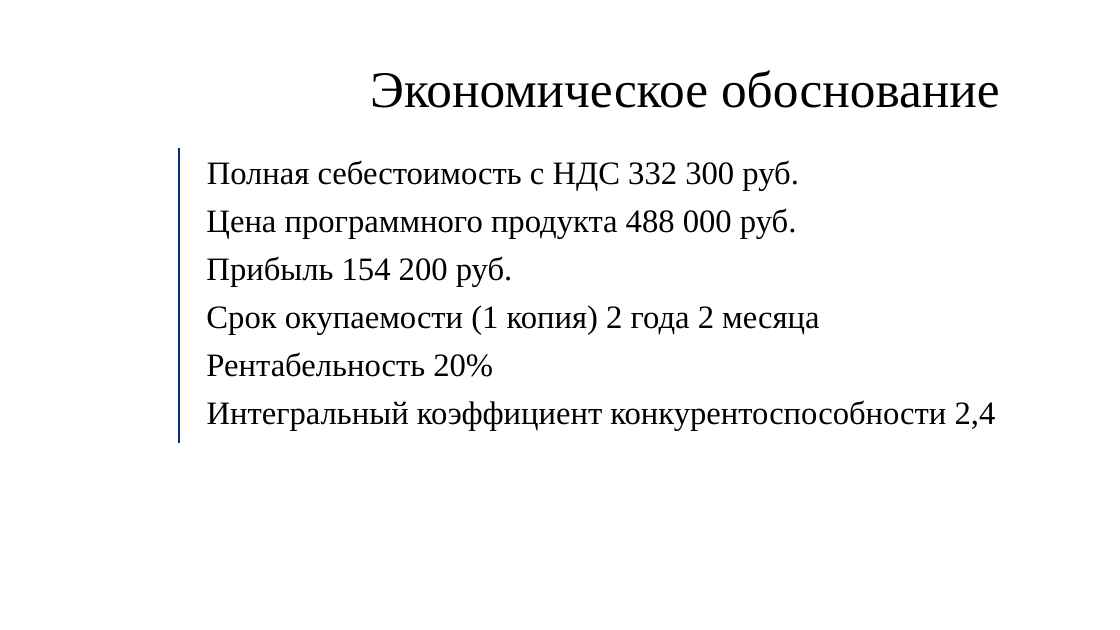
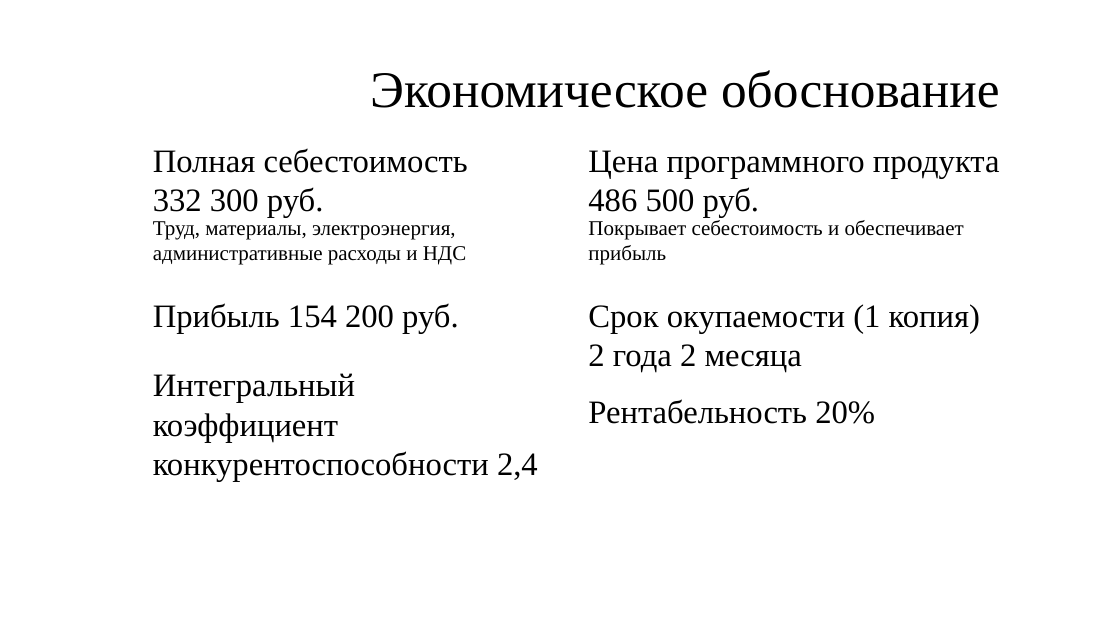
Before and after one commit to Danildanil228/diplomfiles, a slide deck: slide 29 of Презентация.pptx. Drawn at 1120x630 pixels with LibreOffice and Linux fonts; fonts in the diff are those of the drawing; background and template pictures are left out. Boxes give left, top, right and bottom in pixels: in the first picture for what was removed or moved away, otherwise in the second. Text is boxed around its words. In the diff, an @@ line names an element or a change of style, - is before the commit and + after.

```diff
--- a/Презентация.pptx
+++ b/Презентация.pptx
@@ text at bbox=[153, 148, 468, 217]: text changed @@
-Полная себестоимость с НДС 332 300 руб.
+Полная себестоимость 332 300 руб.
@@ line removed from (179, 148) to (179, 444) @@
@@ text at bbox=[588, 150, 1000, 217]: text changed @@
-Цена программного продукта 488 000 руб.
+Цена программного продукта 486 500 руб.
@@ text added at bbox=[153, 221, 466, 265], 18 pt, text #000000 @@
+Труд, материалы, электроэнергия, административные расходы и НДС
@@ text added at bbox=[588, 220, 964, 265], 18 pt, text #000000 @@
+Покрывает себестоимость и обеспечивает прибыль
@@ text "Прибыль 154 200 руб.": place and size @@
-text "Прибыль 154 200 руб." at bbox=[206, 256, 513, 287]
+text "Прибыль 154 200 руб." at bbox=[153, 303, 459, 334]
@@ text "Срок окупаемости (1 копия) 2 ..." rewrapped from bbox=[206, 305, 819, 335] to bbox=[588, 304, 980, 373] @@
@@ text "Интегральный коэффициент конкурентоспособности 2,4" rewrapped from bbox=[207, 400, 996, 431] to bbox=[153, 373, 538, 481] @@
@@ text "Рентабельность 20%": place and size @@
-text "Рентабельность 20%" at bbox=[206, 352, 493, 377]
+text "Рентабельность 20%" at bbox=[588, 399, 875, 424]
```
Also in this commit, not shown: 2 other slides changed, 3 other files.
